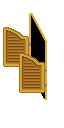
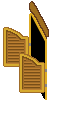
Layered file, before and after one edit (64 × 128). Changes by layer:
painted on "frame 0" over [29, 1, 49, 41]
